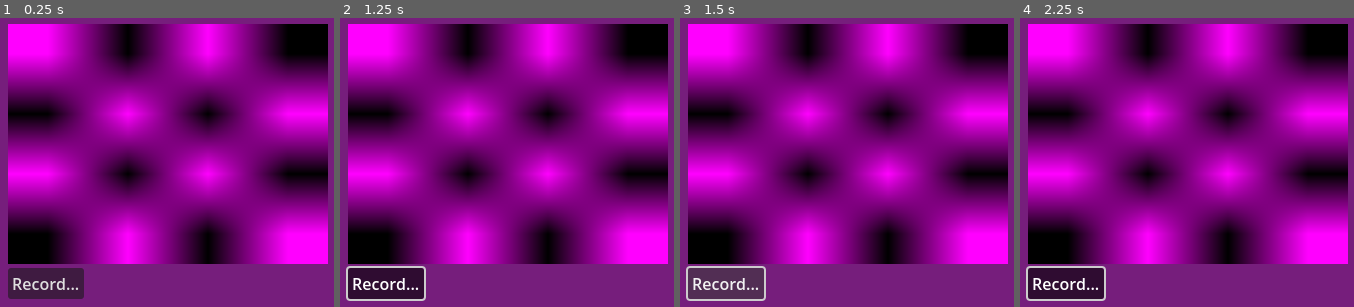
Above: before the commit, frames 1-4 (left to right).
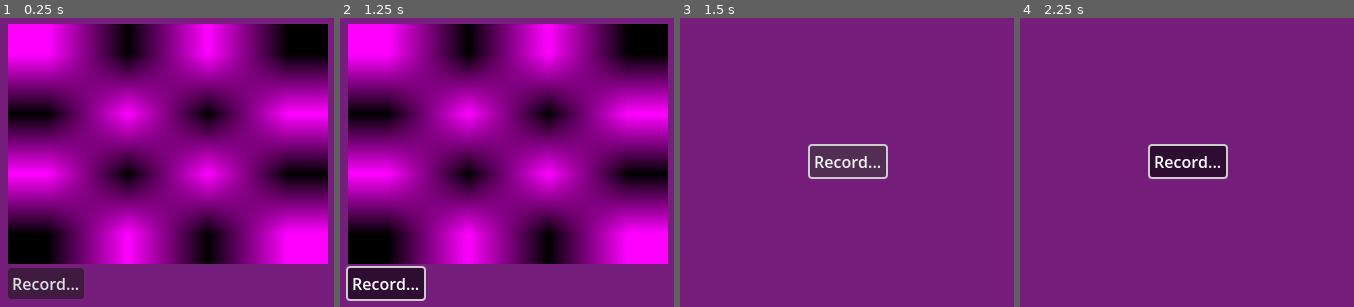
Above: after the commit, the same moments.

Repository: bezark/Monsters-Are-Attacking-the-City
Game: Godot game, scene res://SimpleRecorder.tscn
Same seed, same stepped clock (60 frames per second), same inputs: the game is played once before the commit and once after it.
Inputs:
- Up to frame 1 (0.25 s): no input
- Up to frame 2 (1.25 s): click "Record..." at 0.5 s
- Up to frame 3 (1.5 s): click "Record..." at 1.25 s
- Up to frame 4 (2.25 s): click "Record..." at 2 s

Frames 1-2 are identical in both runs. In frame 3, 82% of the frame differs, in the area x 1-99%, y 2-98%; in frame 4, 82%.
Error after the commit: Invalid assignment of property or key 'file' with value of type 'String' on a base object of type 'null instance'. (res://simple_recorder.gd:61)

Commit message:
working recording?

Diff:
--- a/monsters-attacking/project.godot
+++ b/monsters-attacking/project.godot
@@ -24,6 +24,7 @@
 
 window/size/viewport_width=720
 window/size/viewport_height=480
+window/size/mode=4
 window/size/always_on_top=true
 window/stretch/mode="viewport"
 
--- a/monsters-attacking/simple_recorder.gd
+++ b/monsters-attacking/simple_recorder.gd
@@ -54,6 +54,7 @@
 		start_recording()
 	else:
 		stop_recording()
+		play_video()
 
 func play_video():
 	$CenterContainer/VBoxContainer/WebcamTexture.hide()
